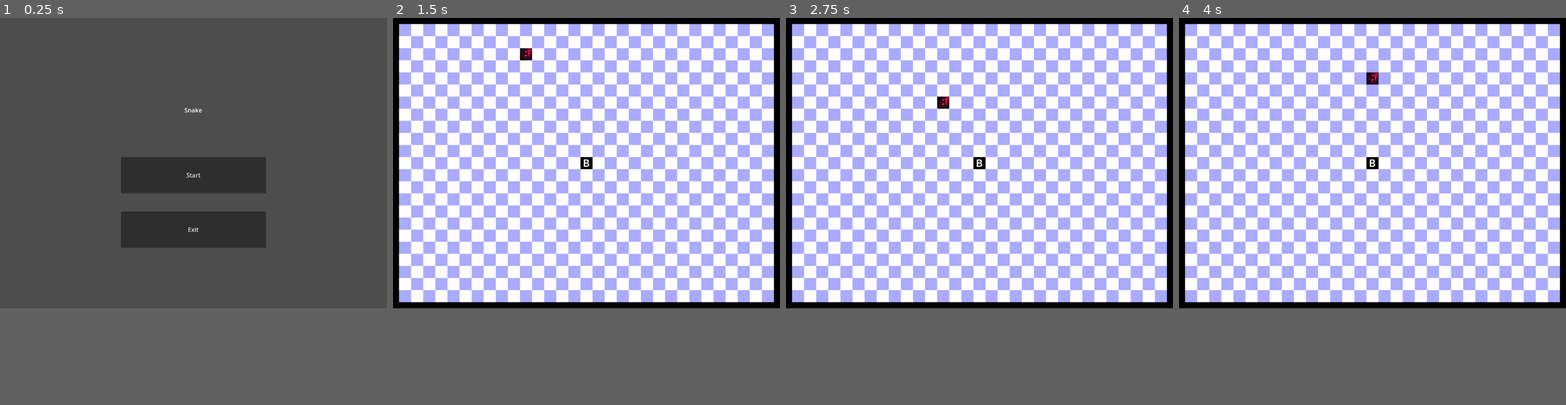
Above: before the commit, frames 1-4 (left to right).
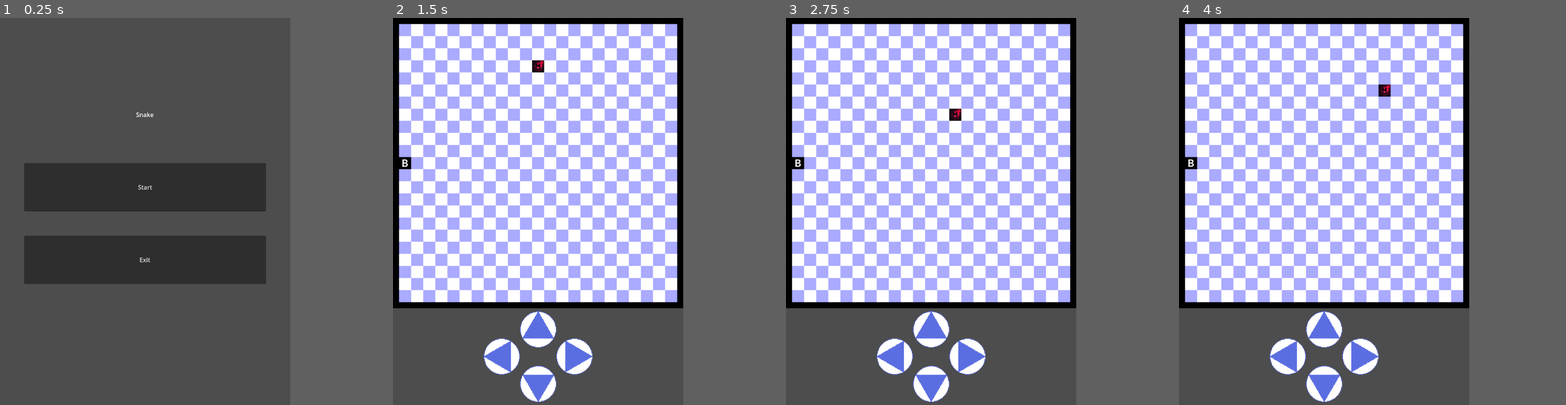
Above: after the commit, the same moments.

Repository: ysheng26/Snake
Game: Godot game, scene res://Menu.tscn
Same seed, same stepped clock (60 frames per second), same inputs: the game is played once before the commit and once after it.
Inputs:
- Up to frame 1 (0.25 s): no input
- Up to frame 2 (1.5 s): click "Start" at 0.5 s; hold Right (right) from 1.28 s (still down)
- Up to frame 3 (2.75 s): release Right (right) at 2.03 s; hold Down (down) from 2.03 s (still down)
- Up to frame 4 (4 s): release Down (down) at 2.78 s; hold Right (right) 2.78-3.53 s; hold Up (up) from 3.53 s (still down)
The window is 800x600 before the commit and 600x800 after it. Grey fills any space a smaller window leaves; there, only what the larger window draws over its background counts as a difference.

The runs differ from the first frame. In frame 1, 14% of the frame differs, in the area x 6-69%, y 23-69%; in frame 2, 15%, in the area x 1-100%, y 0-100%; in frame 3, 15%; in frame 4, 15%.

Commit message:
mobile version

Diff:
--- a/GameOver.tscn
+++ b/GameOver.tscn
@@ -15,8 +15,8 @@
 layout_mode = 0
 offset_left = 1.0
 offset_top = 78.0
-offset_right = 1021.0
-offset_bottom = 243.0
+offset_right = 768.0
+offset_bottom = 248.0
 text = "Game Over"
 horizontal_alignment = 1
 vertical_alignment = 1
@@ -25,7 +25,7 @@
 layout_mode = 0
 offset_left = 1.0
 offset_top = 259.0
-offset_right = 1021.0
+offset_right = 768.0
 offset_bottom = 424.0
 text = "Score:"
 horizontal_alignment = 1
@@ -33,10 +33,10 @@
 
 [node name="Button" type="Button" parent="."]
 layout_mode = 0
-offset_left = 384.0
-offset_top = 448.0
-offset_right = 640.0
-offset_bottom = 512.0
+offset_left = 208.0
+offset_top = 488.0
+offset_right = 560.0
+offset_bottom = 608.0
 text = "Back To Menu"
 
 [connection signal="pressed" from="Button" to="." method="_on_button_pressed"]
--- a/Menu.tscn
+++ b/Menu.tscn
@@ -13,27 +13,29 @@
 
 [node name="Label" type="Label" parent="."]
 layout_mode = 0
-offset_top = 144.0
-offset_right = 1024.0
-offset_bottom = 344.0
+offset_left = 64.0
+offset_top = 192.0
+offset_right = 704.0
+offset_bottom = 320.0
+size_flags_vertical = 1
 text = "Snake"
 horizontal_alignment = 1
 vertical_alignment = 1
 
 [node name="BtnStart" type="Button" parent="."]
 layout_mode = 0
-offset_left = 320.0
-offset_top = 368.0
+offset_left = 64.0
+offset_top = 384.0
 offset_right = 704.0
-offset_bottom = 464.0
+offset_bottom = 512.0
 text = "Start"
 
 [node name="BtnExit" type="Button" parent="."]
 layout_mode = 0
-offset_left = 320.0
-offset_top = 512.0
+offset_left = 64.0
+offset_top = 576.0
 offset_right = 704.0
-offset_bottom = 608.0
+offset_bottom = 704.0
 text = "Exit"
 
 [connection signal="pressed" from="BtnStart" to="." method="_on_btn_start_pressed"]
--- /dev/null
+++ b/MobileGame.tscn
@@ -0,0 +1,86 @@
+[gd_scene load_steps=10 format=3 uid="uid://bd4jy0ab1jpcn"]
+
+[ext_resource type="Script" uid="uid://cp7u6qtynpr2j" path="res://mobile_game.gd" id="1_y0odq"]
+[ext_resource type="Texture2D" uid="uid://57jrklgrfsd3" path="res://assets/mobile_background.png" id="2_y0odq"]
+[ext_resource type="PackedScene" uid="uid://dh2d6mgittiec" path="res://Snake.tscn" id="3_jy3qx"]
+[ext_resource type="Texture2D" uid="uid://cifls2bcbwtp3" path="res://assets/up-normal.png" id="4_jy3qx"]
+[ext_resource type="Texture2D" uid="uid://dhre7caxsldmb" path="res://assets/up-pressed.png" id="5_jmopv"]
+
+[sub_resource type="RectangleShape2D" id="RectangleShape2D_u44n3"]
+size = Vector2(1155, 18)
+
+[sub_resource type="RectangleShape2D" id="RectangleShape2D_r0x5m"]
+size = Vector2(84, 819)
+
+[sub_resource type="RectangleShape2D" id="RectangleShape2D_sb48q"]
+size = Vector2(1224.5, 20)
+
+[sub_resource type="RectangleShape2D" id="RectangleShape2D_t88pq"]
+size = Vector2(60, 838)
+
+[node name="Node2D" type="Node2D"]
+script = ExtResource("1_y0odq")
+
+[node name="Background" type="Sprite2D" parent="."]
+position = Vector2(384, 384)
+texture = ExtResource("2_y0odq")
+metadata/_edit_group_ = true
+
+[node name="Snake" parent="." instance=ExtResource("3_jy3qx")]
+
+[node name="Walls" type="Node" parent="."]
+
+[node name="TopWall" type="Area2D" parent="Walls"]
+
+[node name="CollisionShape2D" type="CollisionShape2D" parent="Walls/TopWall"]
+position = Vector2(503.5, -1)
+shape = SubResource("RectangleShape2D_u44n3")
+
+[node name="RightWall" type="Area2D" parent="Walls"]
+
+[node name="CollisionShape2D" type="CollisionShape2D" parent="Walls/RightWall"]
+position = Vector2(800, 392)
+shape = SubResource("RectangleShape2D_r0x5m")
+
+[node name="BottomWall" type="Area2D" parent="Walls"]
+
+[node name="CollisionShape2D" type="CollisionShape2D" parent="Walls/BottomWall"]
+position = Vector2(531.75, 768)
+shape = SubResource("RectangleShape2D_sb48q")
+
+[node name="LeftWall" type="Area2D" parent="Walls"]
+
+[node name="CollisionShape2D2" type="CollisionShape2D" parent="Walls/LeftWall"]
+position = Vector2(-20, 367)
+shape = SubResource("RectangleShape2D_t88pq")
+
+[node name="btnUp" type="TouchScreenButton" parent="."]
+position = Vector2(336, 776.00006)
+scale = Vector2(1.5, 1.5)
+texture_normal = ExtResource("4_jy3qx")
+texture_pressed = ExtResource("5_jmopv")
+action = "up"
+
+[node name="btnRight" type="TouchScreenButton" parent="."]
+position = Vector2(528, 848)
+rotation = 1.5707964
+scale = Vector2(1.5, 1.5)
+texture_normal = ExtResource("4_jy3qx")
+texture_pressed = ExtResource("5_jmopv")
+action = "right"
+
+[node name="btnDown" type="TouchScreenButton" parent="."]
+position = Vector2(432, 1016.0001)
+rotation = 3.1415927
+scale = Vector2(1.5, 1.5)
+texture_normal = ExtResource("4_jy3qx")
+texture_pressed = ExtResource("5_jmopv")
+action = "down"
+
+[node name="btnLeft" type="TouchScreenButton" parent="."]
+position = Vector2(240, 944)
+rotation = -1.5707964
+scale = Vector2(1.5, 1.5)
+texture_normal = ExtResource("4_jy3qx")
+texture_pressed = ExtResource("5_jmopv")
+action = "left"
--- a/menu.gd
+++ b/menu.gd
@@ -1,5 +1,4 @@
 extends Control
-
 
 # Called when the node enters the scene tree for the first time.
 func _ready() -> void:
@@ -16,4 +15,5 @@
 
 
 func _on_btn_start_pressed() -> void:
-	get_tree().change_scene_to_file("res://Game.tscn")
+	print("hihihihi")
+	get_tree().change_scene_to_file("res://MobileGame.tscn")
--- a/game.gd
+++ b/mobile_game.gd
@@ -6,6 +6,9 @@
 # 1024 x 768
 # maybe get a background later
 # 32 rows 24 cols
+
+# 24 rows 24 cols
+# leave 8 rows (256 px for buttons?)
 
 # 30 rows 22 cols
 # 16 margin all sides
@@ -16,7 +19,7 @@
 # Called when the node enters the scene tree for the first time.
 func _ready() -> void:
 	snake.connect("died", on_snake_died)
-	snake.position = Vector2(randi_range(1, 31) * 32, randi_range(1, 23) * 32)
+	snake.position = Vector2(randi_range(1, 23) * 32, randi_range(1, 23) * 32)
 	spawn_food()
 
 
@@ -26,7 +29,7 @@
 
 
 func spawn_food():
-	var pos = Vector2(randi_range(1, 31) * 32, randi_range(1, 23) * 32)
+	var pos = Vector2(randi_range(1, 23) * 32, randi_range(1, 23) * 32)
 	var food = FoodScene.instantiate()
 	food.position = pos
 	food.connect("consumed", spawn_food)
--- a/project.godot
+++ b/project.godot
@@ -20,8 +20,8 @@
 
 [display]
 
-window/size/viewport_width=1024
-window/size/viewport_height=768
+window/size/viewport_width=768
+window/size/viewport_height=1024
 
 [input]
 
@@ -50,6 +50,10 @@
 ]
 }
 
+[input_devices]
+
+pointing/emulate_touch_from_mouse=true
+
 [rendering]
 
 textures/canvas_textures/default_texture_filter=0
Not shown: 1 places in Game.tscn that only renumber resources
Binary file added: assets/mobile_background.png
Not shown, added: assets/mobile_background.png.import
Binary file added: assets/raw/up-normal.aseprite
Binary file added: assets/raw/up-pressed.aseprite
Binary file added: assets/up-normal.png
Not shown, added: assets/up-normal.png.import
Binary file added: assets/up-pressed.png
Not shown, added: assets/up-pressed.png.import
Not shown, removed: game.gd.uid
Not shown, added: mobile_game.gd.uid
Not shown, added: assets/raw/mobile_background.kra
